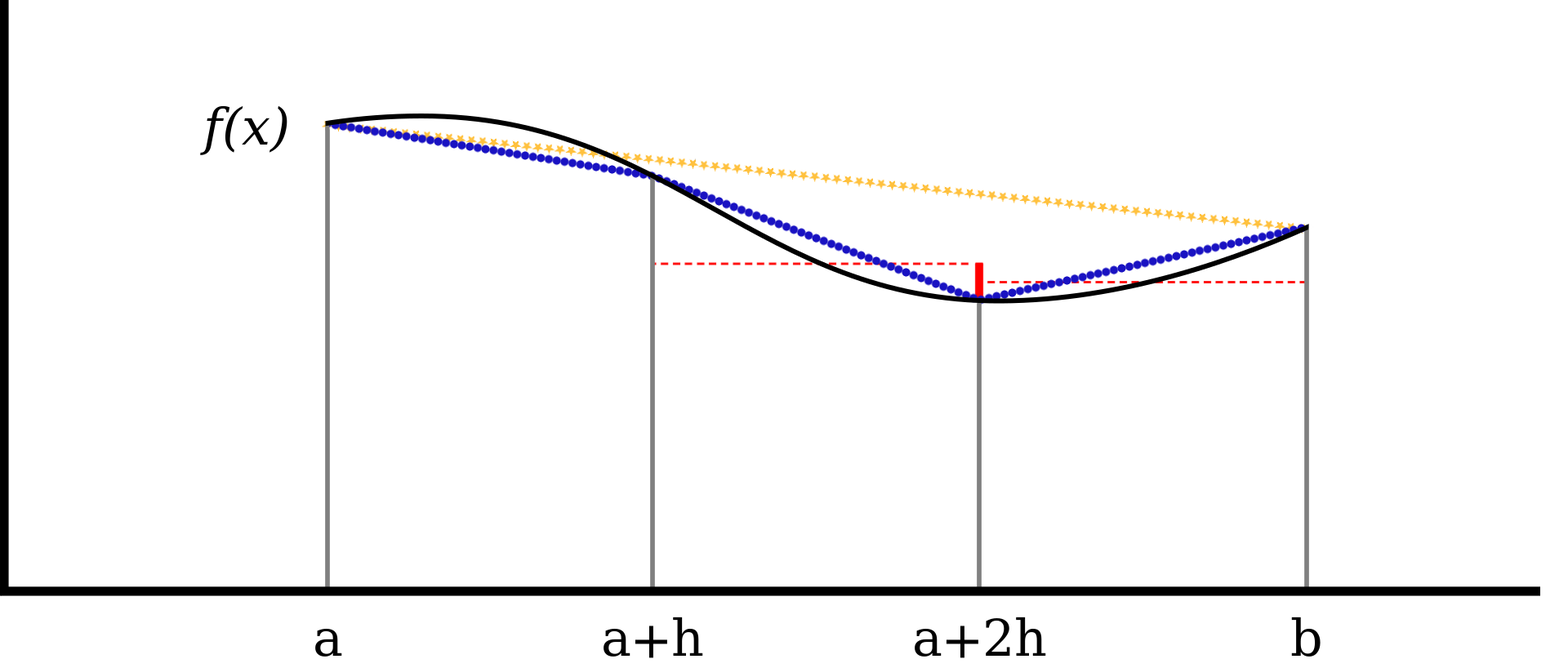
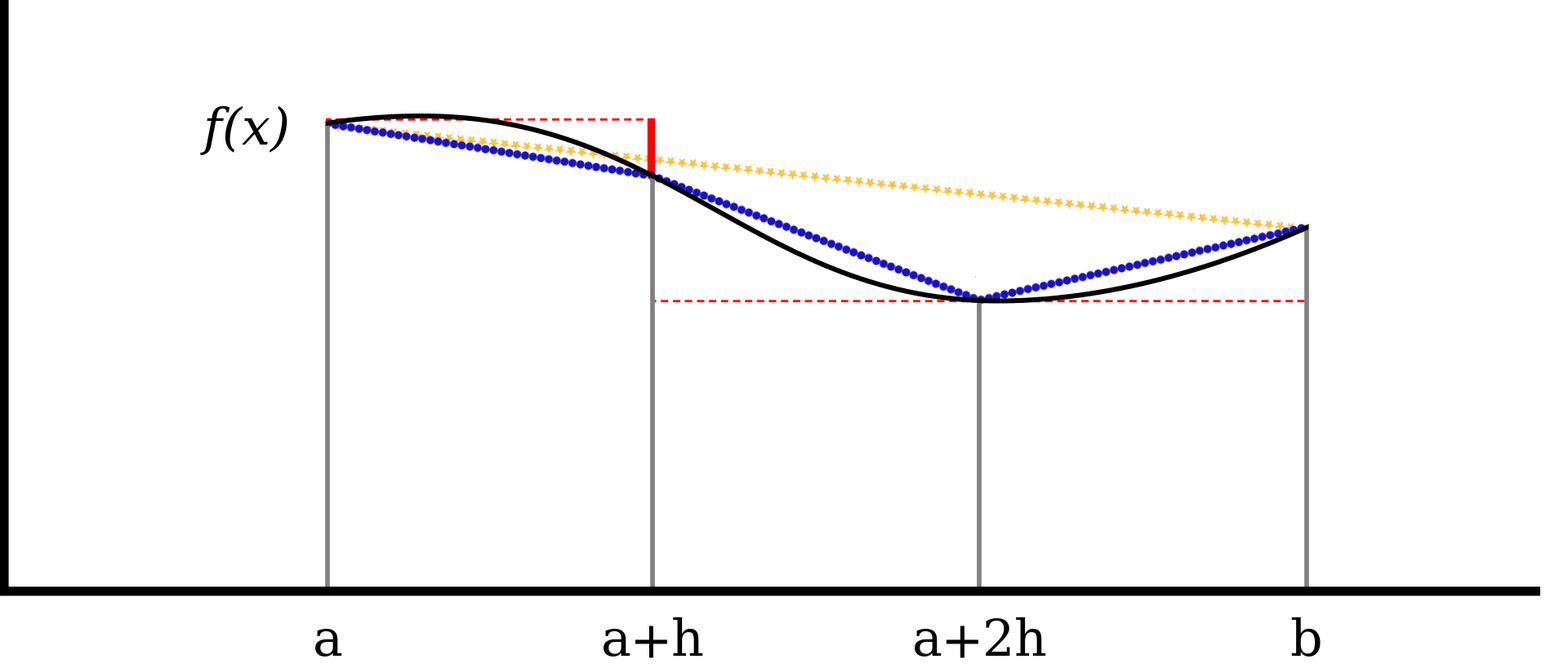
Revision of a layered 1568×668 image; what changed, layer by layer:
painted on "midpoint #1" over [325, 117, 1306, 340]
painted on "trap star" over [321, 120, 327, 128]
